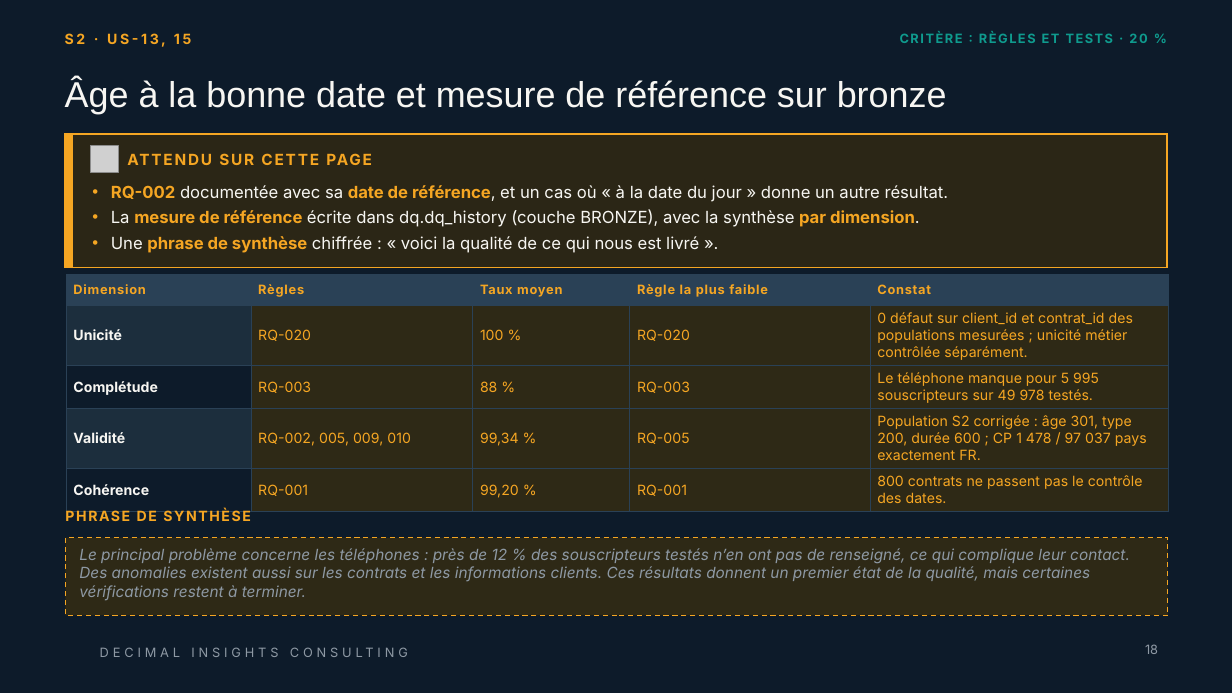
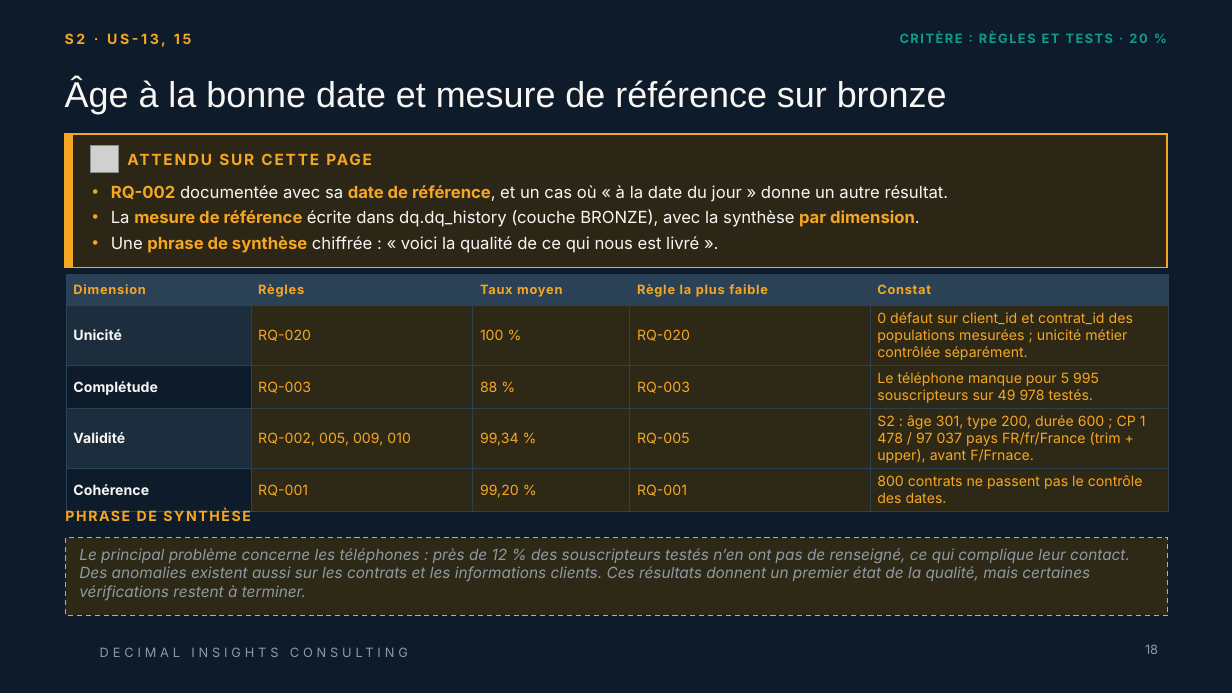
Before and after one commit to ruthabebeneg/td-qualite-g02, a slide deck: slide 18 of livrables/Livrable_Groupe_TD_AssurConnect.pptx. Drawn at 1232x693 pixels with LibreOffice and Linux fonts; fonts in the diff are those of the drawing; grey boxes stand for pictures; background and template pictures are left out. Boxes give left, top, right and bottom in pixels: in the first picture for what was removed or moved away, otherwise in the second. Text is boxed around its words. In the diff, an @@ line names an element or a change of style, - is before the commit and + after.

```diff
--- a/livrables/Livrable_Groupe_TD_AssurConnect.pptx
+++ b/livrables/Livrable_Groupe_TD_AssurConnect.pptx
@@ table at (67,274,1169,507) @@
-row 4, column 5: Population S2 corrigée : âge 301, type 200, durée 600 ; CP 1 478 / 97 037 pays exactement FR.
+row 4, column 5: S2 : âge 301, type 200, durée 600 ; CP 1 478 / 97 037 pays FR/fr/France (trim + upper), avant F/Frnace.
```
Also in this commit, not shown: 11 other slides changed, 14 other files.
